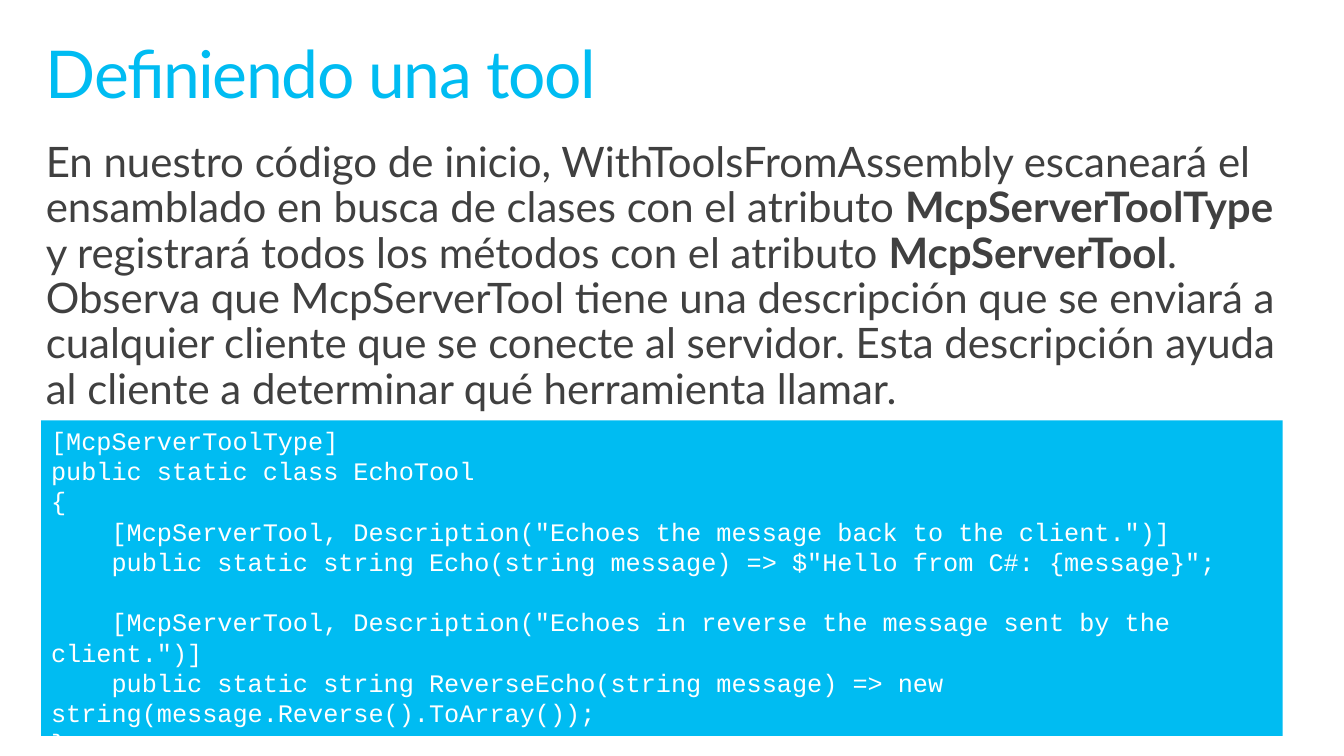
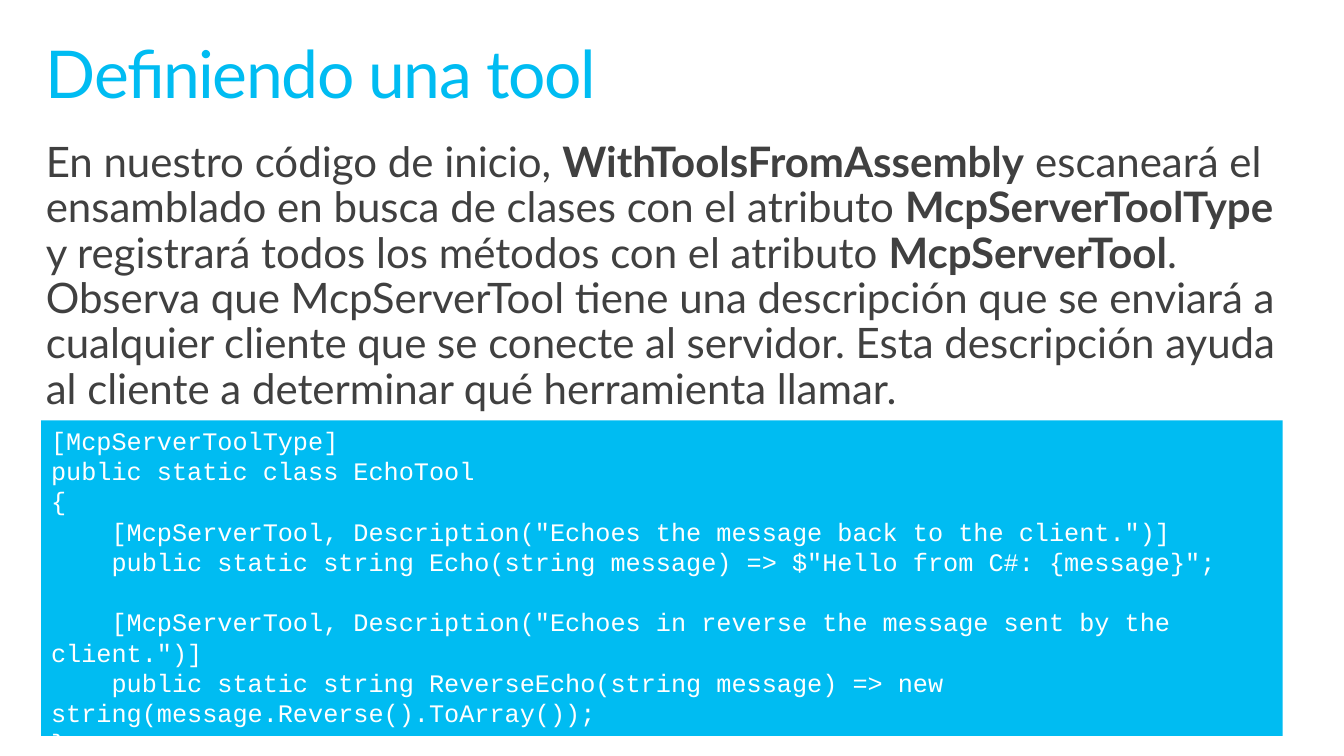
Before and after one commit to jsuarezruiz/sevilladotnet-mcp-materials, a slide deck: slide 33 of introduccion-mcp.pptx (slide 30 before the commit). Drawn at 1344x756 pixels with LibreOffice and Linux fonts; fonts in the diff are those of the drawing. Boxes give left, top, right and bottom in pixels: in the first picture for what was removed or moved away, otherwise in the second. Text is boxed around its words. In the diff, an @@ line names an element or a change of style, - is before the commit and + after.

```diff
--- a/introduccion-mcp.pptx
+++ b/introduccion-mcp.pptx
@@ text "En nuestro código de inicio, ..." at <box>46,146,1275,411</box>: bold on in "WithToolsFromAssembly" @@
```
Also in this commit, not shown: 3 other slides changed, 9 slides added, 1 other file.
